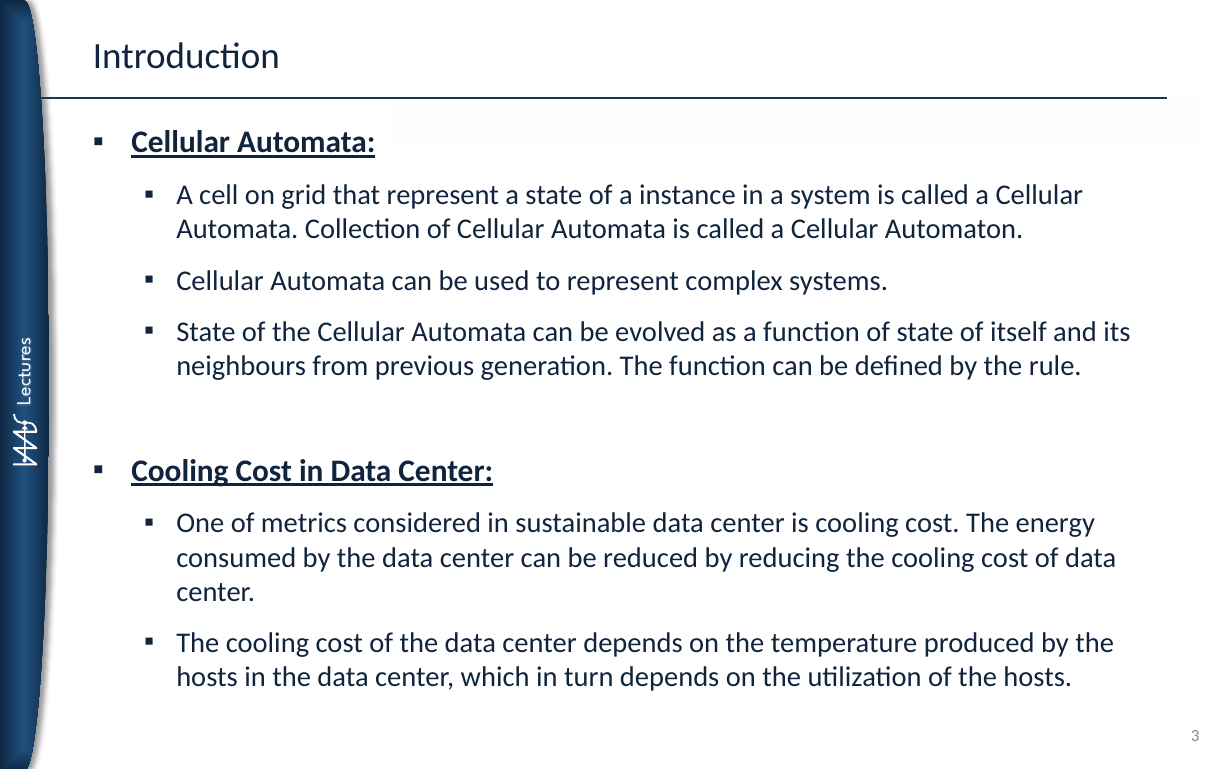
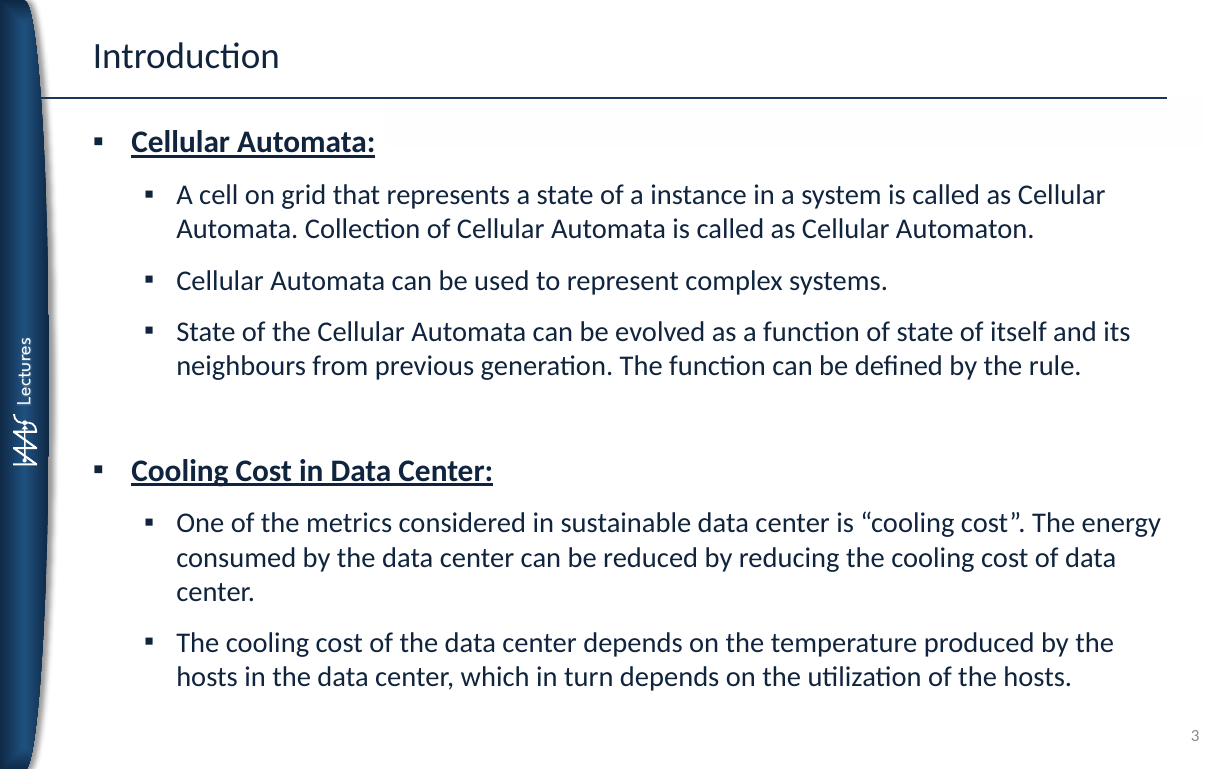
Before and after one commit to koushik1703/cloudsim, a slide deck: slide 3 of Cellular Automata for Cloud Resource Allocation.pptx. Drawn at 1232x769 pixels with LibreOffice and Linux fonts; fonts in the diff are those of the drawing. Boxes give left, top, right and bottom in pixels: in the first picture for what was removed or moved away, otherwise in the second. Text is boxed around its words. In the diff, an @@ line names an element or a change of style, - is before the commit and + after.

```diff
--- a/Cellular Automata for Cloud Resource Allocation.pptx
+++ b/Cellular Automata for Cloud Resource Allocation.pptx
@@ text at [176,184,1106,239]: text changed @@
-  ▪ A cell on grid that represent a state of a instance in a system is called a Cellular Automata. Collection of Cellular Automata is called a Cellular Automaton.
+  ▪ A cell on grid that represents a state of a instance in a system is called as Cellular Automata. Collection of Cellular Automata is called as Cellular Automaton.
@@ text at [176,511,1161,601]: text changed @@
-  ▪ One of metrics considered in sustainable data center is cooling cost. The energy consumed by the data center can be reduced by reducing the cooling cost of data center.
+  ▪ One of the metrics considered in sustainable data center is “cooling cost”. The energy consumed by the data center can be reduced by reducing the cooling cost of data center.
```
Also in this commit, not shown: 6 other slides changed.
